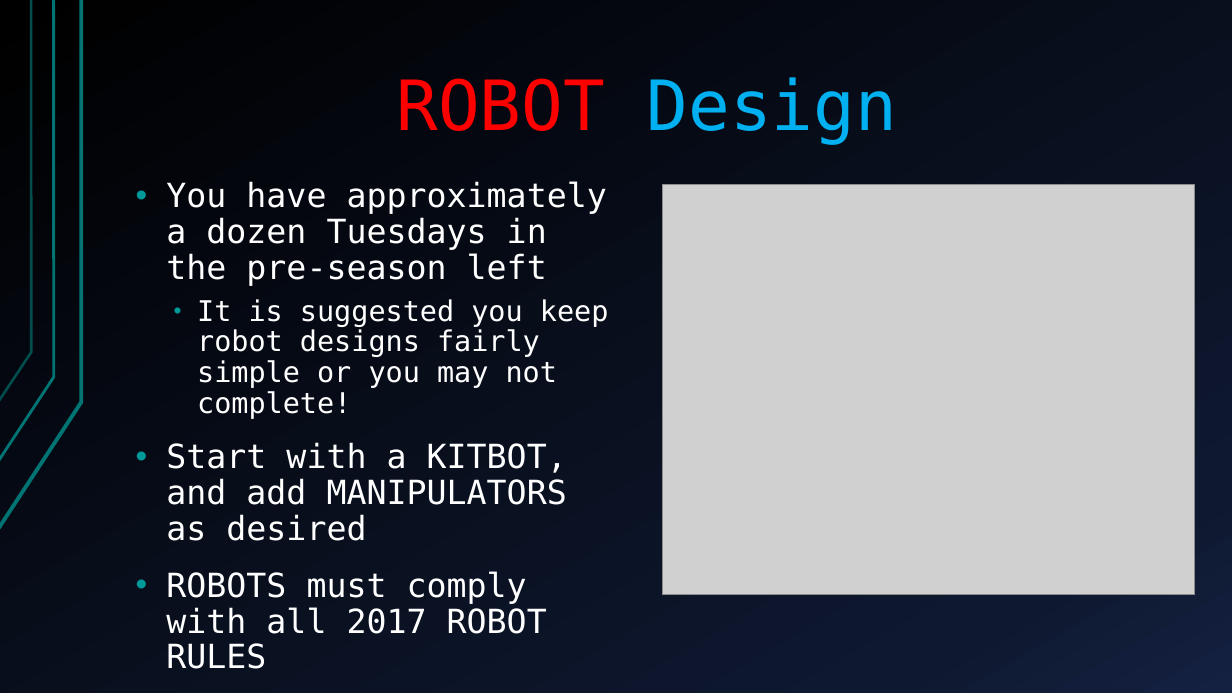
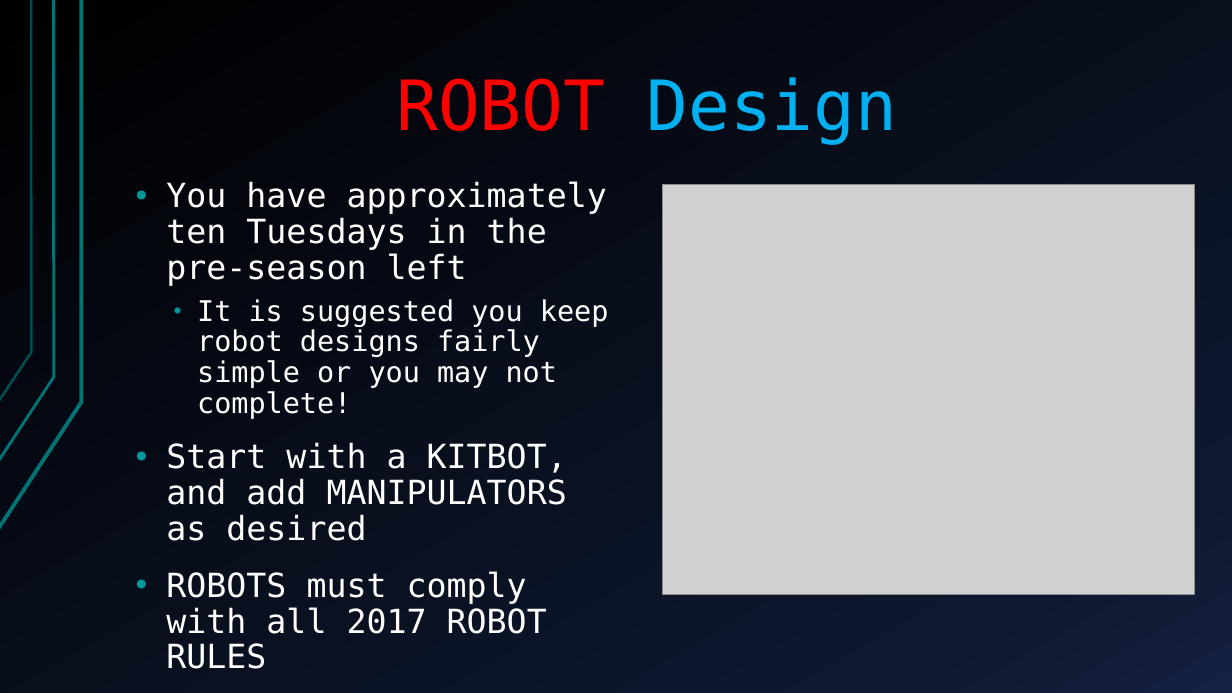
Before and after one commit to Techbrick/PowerPREP, a slide deck: slide 4 of Power PREP.pptx. Drawn at 1232x693 pixels with LibreOffice and Linux fonts; fonts in the diff are those of the drawing; grey boxes stand for pictures. Boxes give left, top, right and bottom in pixels: in the first picture for what was removed or moved away, otherwise in the second. Text is boxed around its words. In the diff, an @@ line names an element or a change of style, - is before the commit and + after.

```diff
--- a/Power PREP.pptx
+++ b/Power PREP.pptx
@@ text at box(166, 181, 607, 286): text changed @@
-• You have approximately a dozen Tuesdays in the pre-season left
+• You have approximately ten Tuesdays in the pre-season left
```
Also in this commit, not shown: 2 other slides changed, 8 other files.
